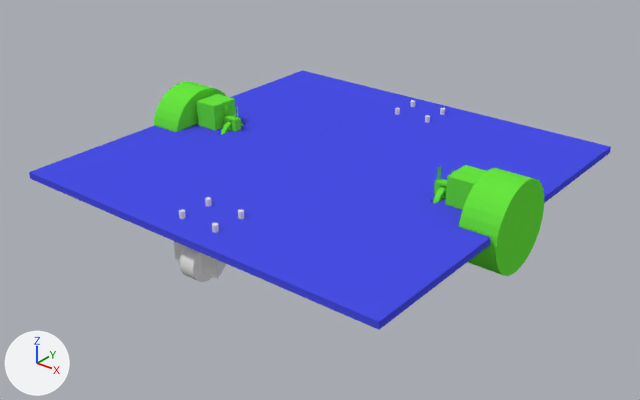
What one commit did to the Blender file 3d/model.blend.
Before and after are seen from a camera (50 mm lens) standing at (365.0, -467.0, 256.0) and looking at (1.0, -13.0, -25.0). The axes (+X, +Y, +Z) are drawn at lower left. The lights are the same throughout.

Names of what the first picture shows: 'MainPlate', 'MotorWheelAB', 'RotoWheelA', 'RotoWheelB'.
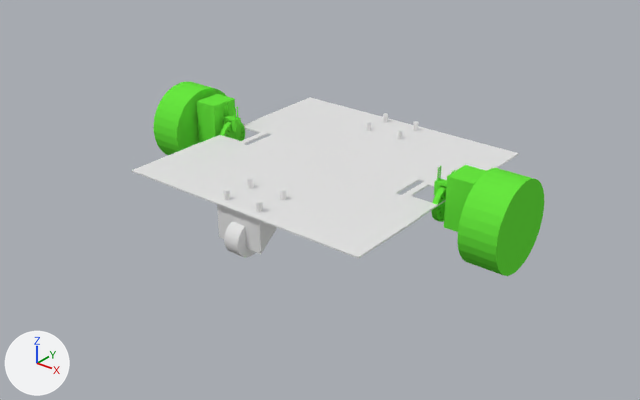
Commit message: test print

The change in detail:
Mesh me_cube_012 is new.
It has 336 vertices, 180 faces and spans x -1.0..1.0, y -1.0..1.0, z -1.0..1.0.
Object 'MainPlate' (ob_mainplate) is now hidden.
Object 'RotoWheelB' (ob_rotowheelb) moves from (0.0, -120.0, -2.6) to (0.0, -80.0, -2.6).
Object 'RotoWheelA' (ob_rotowheela) moves from (0.0, 120.0, -2.6) to (0.0, 80.0, -2.6).
Object 'Cube' (ob_cube) is new; it shows me_cube_012.
Its location is (0.0, 0.0, 0.0).
Its scale is (100.0, 100.0, 0.5).

What differs and where, as boxes [x1, y1, x2, y2] in the pictures (640 x 400 px):
'MainPlate', hidden (blue): before [29, 70, 611, 330]
'Cube', added: after [132, 97, 519, 259]
'RotoWheelB', moved: before [174, 197, 244, 282]; after [217, 177, 286, 258]
'RotoWheelA', moved: before [395, 100, 445, 123]; after [366, 113, 418, 140]
